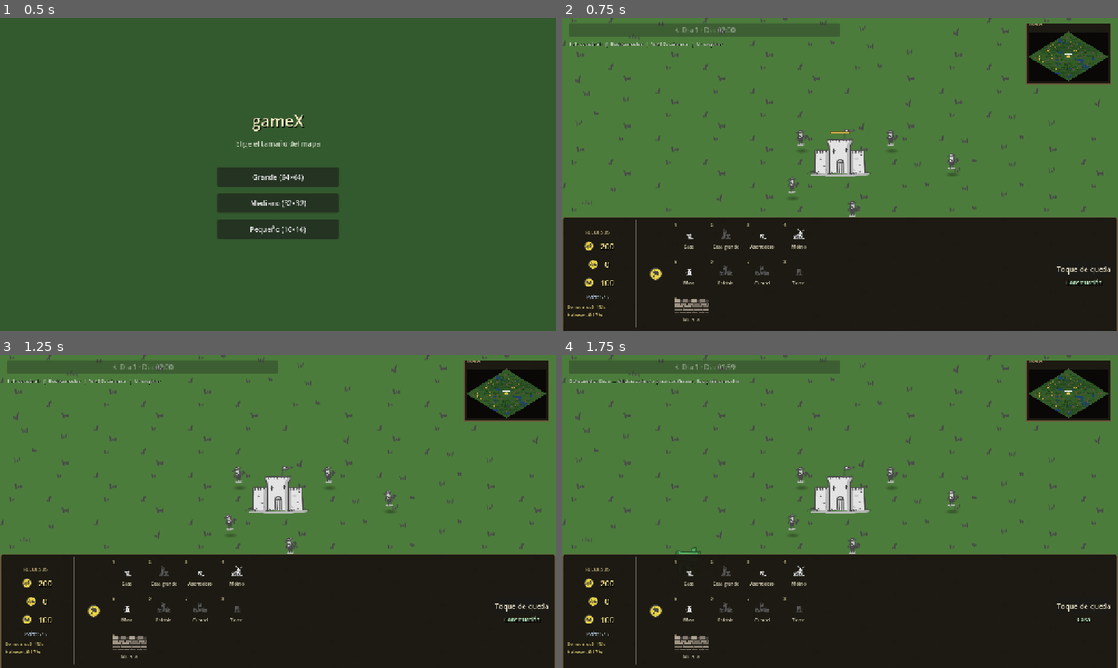
Above: before the commit, frames 1-4 (two rows, left to right).
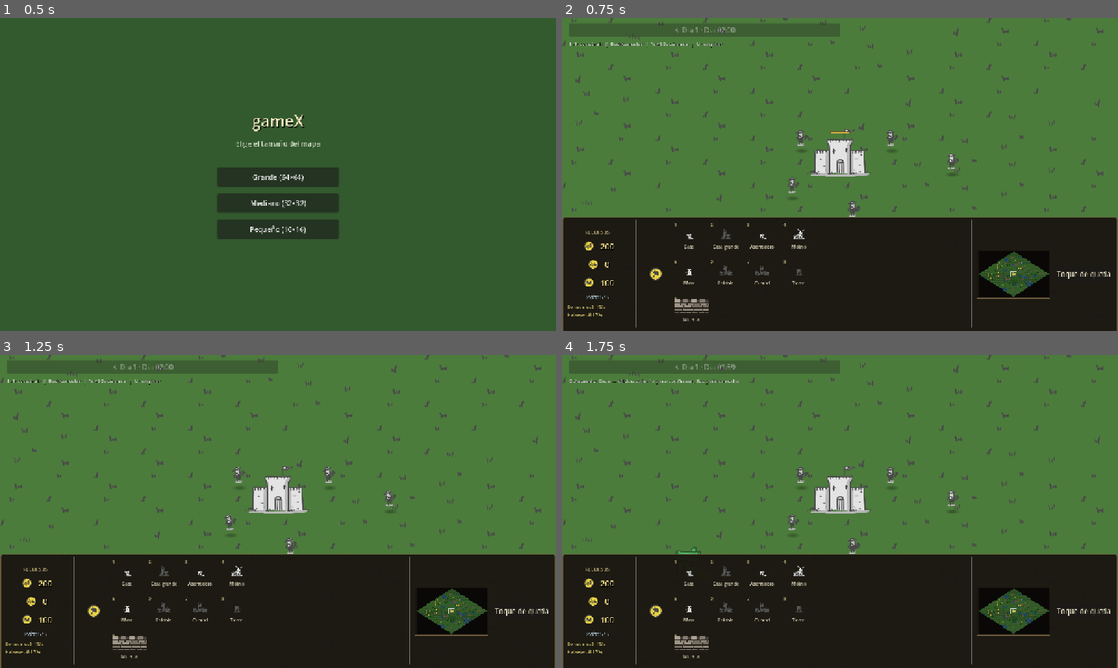
Above: after the commit, the same moments.

Repository: manurode/gameX
Game: Godot game, scene res://scenes/ui/main_menu.tscn
Same seed, same stepped clock (60 frames per second), same inputs: the game is played once before the commit and once after it.
Inputs:
- Up to frame 1 (0.5 s): no input
- Up to frame 2 (0.75 s): click "Grande (64×64)" at 0.5 s
- Up to frame 3 (1.25 s): no input
- Up to frame 4 (1.75 s): click "1" at 1.25 s

Frame 1 is identical in both runs. In frame 2, 4.2% of the frame differs, in the area x 73-99%, y 1-99%; in frame 3, 4.2%; in frame 4, 4.2%.

Commit message:
feat: Integrate minimap into game hub and update HUD references

Diff:
--- a/scenes/ui/game_hub.tscn
+++ b/scenes/ui/game_hub.tscn
@@ -1,6 +1,7 @@
-[gd_scene format=3 uid="uid://gamehub001"]
+[gd_scene load_steps=3 format=3 uid="uid://gamehub001"]
 
 [ext_resource type="Script" path="res://scripts/ui/game_hub.gd" id="1_hub"]
+[ext_resource type="Script" path="res://scripts/ui/minimap.gd" id="2_minimap"]
 
 [sub_resource type="StyleBoxFlat" id="StyleBoxFlat_hub"]
 bg_color = Color(0.1, 0.08, 0.06, 0.94)
@@ -87,19 +88,18 @@
 theme_override_constants/v_separation = 6
 columns = 4
 
+[node name="Separator2" type="VSeparator" parent="MarginContainer/HBoxContainer/CommandArea"]
+layout_mode = 2
+
+[node name="Minimap" type="Control" parent="MarginContainer/HBoxContainer/CommandArea"]
+custom_minimum_size = Vector2(170, 112)
+layout_mode = 2
+size_flags_vertical = 4
+mouse_filter = 0
+script = ExtResource("2_minimap")
+
 [node name="StatusColumn" type="VBoxContainer" parent="MarginContainer/HBoxContainer/CommandArea"]
 custom_minimum_size = Vector2(100, 0)
 layout_mode = 2
 size_flags_vertical = 4
 alignment = 1
-
-[node name="StatusLabel" type="Label" parent="MarginContainer/HBoxContainer/CommandArea/StatusColumn"]
-layout_mode = 2
-theme_override_colors/font_color = Color(0.7, 0.9, 0.75, 1)
-theme_override_colors/font_shadow_color = Color(0, 0, 0, 0.6)
-theme_override_constants/shadow_offset_x = 1
-theme_override_constants/shadow_offset_y = 1
-theme_override_font_sizes/font_size = 13
-text = "Construcción"
-horizontal_alignment = 1
-autowrap_mode = 2
--- a/scenes/ui/hud.tscn
+++ b/scenes/ui/hud.tscn
@@ -1,8 +1,7 @@
-[gd_scene load_steps=5 format=3 uid="uid://chud001"]
+[gd_scene load_steps=4 format=3 uid="uid://chud001"]
 
 [ext_resource type="Script" path="res://scripts/ui/hud.gd" id="1_hud"]
 [ext_resource type="PackedScene" uid="uid://gamehub001" path="res://scenes/ui/game_hub.tscn" id="2_hub"]
-[ext_resource type="Script" path="res://scripts/ui/minimap.gd" id="3_minimap"]
 
 [sub_resource type="StyleBoxFlat" id="StyleBoxFlat_selection"]
 bg_color = Color(0.3, 0.8, 1, 0.25)
@@ -54,19 +53,6 @@
 
 [node name="GameHub" parent="." instance=ExtResource("2_hub")]
 
-[node name="Minimap" type="Control" parent="."]
-layout_mode = 3
-anchors_preset = 1
-anchor_left = 1.0
-anchor_right = 1.0
-offset_left = -212.0
-offset_top = 12.0
-offset_right = -16.0
-offset_bottom = 152.0
-grow_horizontal = 0
-mouse_filter = 0
-script = ExtResource("3_minimap")
-
 [node name="SelectionBox" type="Panel" parent="."]
 visible = false
 mouse_filter = 2
--- a/scripts/ui/game_hub.gd
+++ b/scripts/ui/game_hub.gd
@@ -70,7 +70,6 @@
 @onready var _build_tab_icon: TextureRect = $MarginContainer/HBoxContainer/CommandArea/TabColumn/BuildTabIcon
 @onready var _build_grid: GridContainer = $MarginContainer/HBoxContainer/CommandArea/BuildGrid
 @onready var _formation_grid: GridContainer = $MarginContainer/HBoxContainer/CommandArea/FormationGrid
-@onready var _status_label: Label = $MarginContainer/HBoxContainer/CommandArea/StatusColumn/StatusLabel
 @onready var _status_column: VBoxContainer = $MarginContainer/HBoxContainer/CommandArea/StatusColumn
 
 var _production_box: VBoxContainer
@@ -148,7 +147,6 @@
 	if _curfew_manager != null:
 		_curfew_manager.curfew_changed.connect(_on_curfew_changed)
 		_refresh_curfew_button()
-	_update_status(false, "")
 
 
 func _build_resource_rows() -> void:
@@ -290,8 +288,6 @@
 		_curfew_button.add_theme_color_override("font_color", Color(1.0, 0.82, 0.45))
 	else:
 		_curfew_button.add_theme_color_override("font_color", Color(0.85, 0.82, 0.72))
-	if _status_label != null and not _formation_mode and _active_build_type.is_empty() and _selected_building == null:
-		_status_label.text = "Aldeanos refugiándose" if active else "Construcción"
 
 
 func _create_build_slot(type_id: String, hotkey: int) -> Button:
@@ -549,12 +545,6 @@
 func _on_food_shortage(active: bool) -> void:
 	if _food_upkeep_label != null and _population_manager != null:
 		_on_food_upkeep_changed(_population_manager.get_food_upkeep_per_second())
-	if _status_label == null:
-		return
-	if active and not _formation_mode:
-		_status_label.text = "Sin comida: civiles al 50% y soldados pierden vida"
-	elif not _formation_mode and _selected_building == null:
-		_update_status(_active_build_type != "", _active_build_type)
 
 
 func _on_building_selection_changed(building: Building) -> void:
@@ -721,7 +711,6 @@
 
 func _on_formation_changed(_formation: Unit.FormationType) -> void:
 	_refresh_formation_highlight()
-	_update_formation_status()
 
 
 func _show_build_panel() -> void:
@@ -732,8 +721,6 @@
 		_formation_grid.visible = false
 	if _build_tab_icon != null:
 		_build_tab_icon.texture = _make_icon_atlas(TEX_HAMMER)
-	if _active_build_type.is_empty():
-		_update_status(false, "")
 
 
 func _show_formation_panel() -> void:
@@ -744,7 +731,6 @@
 		_formation_grid.visible = true
 	if _build_tab_icon != null:
 		_build_tab_icon.texture = _create_formation_tab_icon()
-	_update_formation_status()
 	_refresh_formation_highlight()
 
 
@@ -814,23 +800,3 @@
 func _on_build_mode_changed(active: bool, type_id: String) -> void:
 	_active_build_type = type_id if active else ""
 	_refresh_affordability()
-	if not _formation_mode:
-		_update_status(active, type_id)
-
-
-func _update_status(active: bool, type_id: String) -> void:
-	if _status_label == null:
-		return
-	if not active:
-		_status_label.text = "Construcción"
-		return
-	var def := BuildingDatabase.get_definition(type_id)
-	_status_label.text = def.get("name", type_id)
-
-
-func _update_formation_status() -> void:
-	if _status_label == null or _selection_manager == null:
-		return
-	var info: Dictionary = FORMATION_INFO.get(_selection_manager.move_formation, {})
-	var subtitle: String = info.get("subtitle", "Formaciones")
-	_status_label.text = "%s (%d)" % [subtitle, _selected_unit_count]
--- a/scripts/ui/hud.gd
+++ b/scripts/ui/hud.gd
@@ -1,7 +1,7 @@
 extends CanvasLayer
 
 @onready var game_hub: PanelContainer = $GameHub
-@onready var minimap: Control = $Minimap
+@onready var minimap: Control = $GameHub/MarginContainer/HBoxContainer/CommandArea/Minimap
 @onready var help_label: Label = $TopLeft/MarginContainer/VBoxContainer/HelpLabel
 @onready var cycle_button: Button = $TopLeft/MarginContainer/VBoxContainer/CycleButton
 
--- a/scripts/ui/minimap.gd
+++ b/scripts/ui/minimap.gd
@@ -1,7 +1,7 @@
 extends Control
 
-const MAP_PADDING := 6.0
-const MINIMAP_SIZE := Vector2(196, 140)
+const MAP_PADDING := 4.0
+const MINIMAP_SIZE := Vector2(170, 112)
 
 const FRAME_BG := Color(0.1, 0.08, 0.06, 0.94)
 const FRAME_BORDER := Color(0.42, 0.35, 0.24, 1.0)
@@ -107,26 +107,6 @@
 	])
 	draw_polyline(diamond, Color(0.35, 0.3, 0.22, 0.9), 1.0)
 
-	var title_pos := Vector2(MAP_PADDING + 2.0, MAP_PADDING - 1.0)
-	draw_string(
-		ThemeDB.fallback_font,
-		title_pos + Vector2(1.0, 1.0),
-		"MAPA",
-		HORIZONTAL_ALIGNMENT_LEFT,
-		-1,
-		10,
-		Color(0, 0, 0, 0.5)
-	)
-	draw_string(
-		ThemeDB.fallback_font,
-		title_pos,
-		"MAPA",
-		HORIZONTAL_ALIGNMENT_LEFT,
-		-1,
-		10,
-		Color(0.75, 0.68, 0.48, 1.0)
-	)
-
 
 func _draw_terrain() -> void:
 	if _terrain_texture == null:
@@ -293,10 +273,9 @@
 
 
 func _get_map_content_rect() -> Rect2:
-	var top := MAP_PADDING + 14.0
 	return Rect2(
-		Vector2(MAP_PADDING, top),
-		size - Vector2(MAP_PADDING * 2.0, top + MAP_PADDING)
+		Vector2(MAP_PADDING, MAP_PADDING),
+		size - Vector2(MAP_PADDING * 2.0, MAP_PADDING * 2.0)
 	)
 
 
